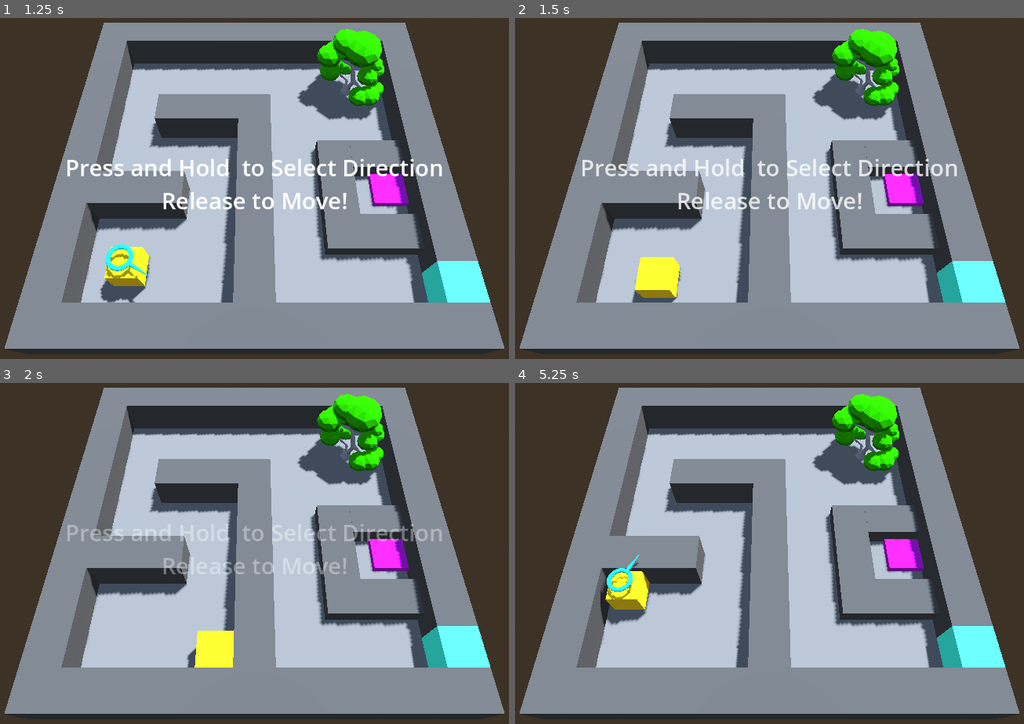
Above: before the commit, frames 1-4 (two rows, left to right).
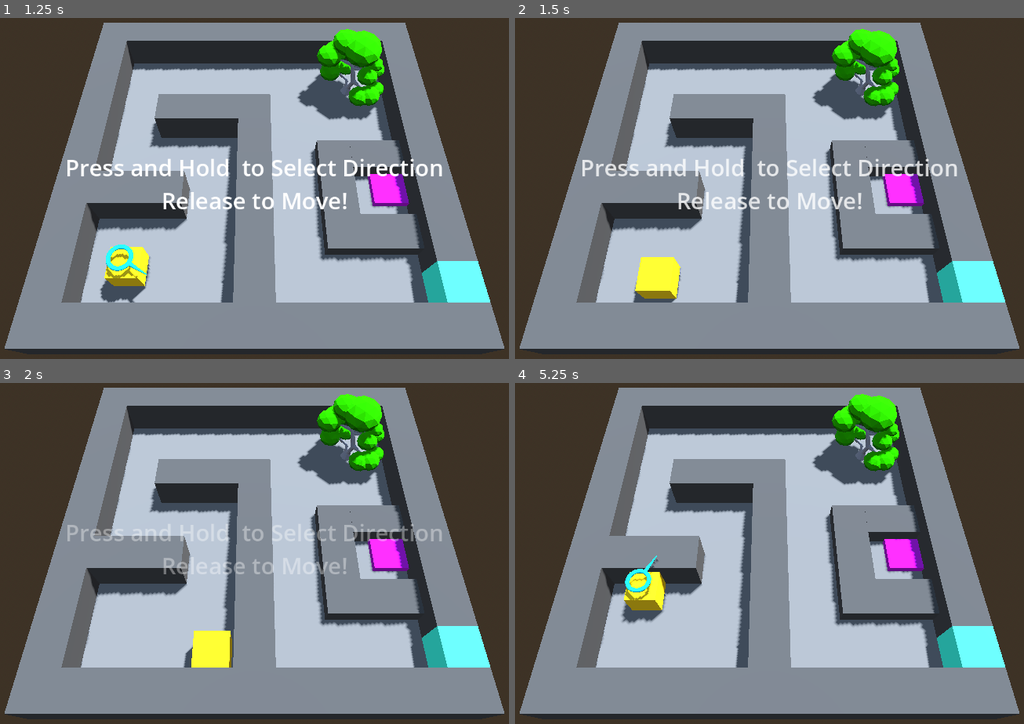
Above: after the commit, the same moments.

Repository: Rexol/press-to-exit
Game: Godot game, scene res://levels/demo_scene/demo_scene.tscn
The game is run twice, just before and just after one commit, with the same random seed, the same clock (stepped at 60 frames per second) and the same inputs.
Inputs:
- Up to frame 1 (1.25 s): tap Enter at 0.5 s; hold Space (latter_button) from 0.53 s (still down)
- Up to frame 2 (1.5 s): release Space (latter_button) at 1.28 s; tap Space (latter_button) at 1.35 s
- Up to frame 3 (2 s): no input
- Up to frame 4 (5.25 s): hold Space (latter_button) 2.03-2.78 s; tap Space (latter_button) at 2.85, 4.35 s; hold Space (latter_button) 3.53-4.28 s; hold Space (latter_button) from 5.03 s (still down)

Frame 1 is identical in both runs. In frame 2, less than 0.1% of the frame differs, in the area x 22-33%, y 70-84%; in frame 3, 0.2%; in frame 4, 1.5%, in the area x 16-30%, y 50-72%.

Commit message:
ground the player

Diff:
--- a/entities/player/player.gd
+++ b/entities/player/player.gd
@@ -15,6 +15,7 @@
 var start_position = Vector3.ZERO
 var rotation_direction = -1  # 1 - clockwise, -1 - counterclockwise
 var locked = false
+var gravity = ProjectSettings.get_setting("physics/3d/default_gravity")
 
 func _input(event):
 	if event.is_action_pressed("latter_button"):
@@ -49,8 +50,14 @@
 	if selecting_direction:
 		arrow_pivot.rotate_y(rotation_speed * delta * rotation_direction)
 
+	if is_on_floor():
+		velocity.y = 0
+	else:
+		velocity.y -= gravity * delta
+
 	if moving:
-		velocity = move_direction * move_speed
+		velocity.x = move_direction.x * move_speed
+		velocity.z = move_direction.z * move_speed
 		move_and_slide()
 
 		if global_transform.origin.distance_to(start_position) >= travel_distance:
--- a/entities/player/player.tscn
+++ b/entities/player/player.tscn
@@ -69,7 +69,6 @@
 outer_radius = 0.3
 
 [node name="Player" type="CharacterBody3D" groups=["cube"]]
-motion_mode = 1
 script = ExtResource("1_stk45")
 
 [node name="MeshInstance3D" type="MeshInstance3D" parent="."]
--- a/levels/demo_scene/demo_scene.tscn
+++ b/levels/demo_scene/demo_scene.tscn
@@ -64,6 +64,8 @@
 sky = SubResource("Sky_5upgx")
 tonemap_mode = 2
 
+[sub_resource type="BoxShape3D" id="BoxShape3D_y4sc8"]
+
 [sub_resource type="StandardMaterial3D" id="StandardMaterial3D_uwhrt"]
 albedo_color = Color(0.393086, 0.393086, 0.393085, 1)
 
@@ -71,7 +73,8 @@
 material = SubResource("StandardMaterial3D_uwhrt")
 size = Vector2(10, 10)
 
-[sub_resource type="BoxShape3D" id="BoxShape3D_y4sc8"]
+[sub_resource type="ConvexPolygonShape3D" id="ConvexPolygonShape3D_4djxv"]
+points = PackedVector3Array(-5, 0, -5, -5, 0, 5, 5, 0, -5, 5, 0, 5)
 
 [node name="DemoScene" type="Node3D"]
 script = ExtResource("1_m5ybp")
@@ -192,9 +195,6 @@
 transform = Transform3D(1, 0, 0, 0, 0.5, 0.866025, 0, -0.866025, 0.5, 0, 10, 6.5)
 fov = 50.0
 
-[node name="MeshInstance3D" type="MeshInstance3D" parent="."]
-mesh = SubResource("PlaneMesh_obcdt")
-
 [node name="Player" parent="." instance=ExtResource("2_af728")]
 transform = Transform3D(-1, 0, -8.74228e-08, 0, 1, 0, 8.74228e-08, 0, -1, -3.265, 0.5, 3.478)
 
@@ -214,5 +214,14 @@
 [node name="CollisionShape3D" type="CollisionShape3D" parent="OpenSlotDoor"]
 shape = SubResource("BoxShape3D_y4sc8")
 
+[node name="StaticBody3D" type="StaticBody3D" parent="."]
+
+[node name="Floor" type="MeshInstance3D" parent="StaticBody3D"]
+mesh = SubResource("PlaneMesh_obcdt")
+skeleton = NodePath("../..")
+
+[node name="CollisionShape3D" type="CollisionShape3D" parent="StaticBody3D"]
+shape = SubResource("ConvexPolygonShape3D_4djxv")
+
 [connection signal="body_entered" from="LevelEndTrigger" to="." method="_on_level_end_trigger_body_entered"]
 [connection signal="body_entered" from="OpenSlotDoor" to="." method="_on_open_slot_door_body_entered"]
Not shown: 1 places in levels/demo_scene/demo_scene.tscn that only renumber resources
